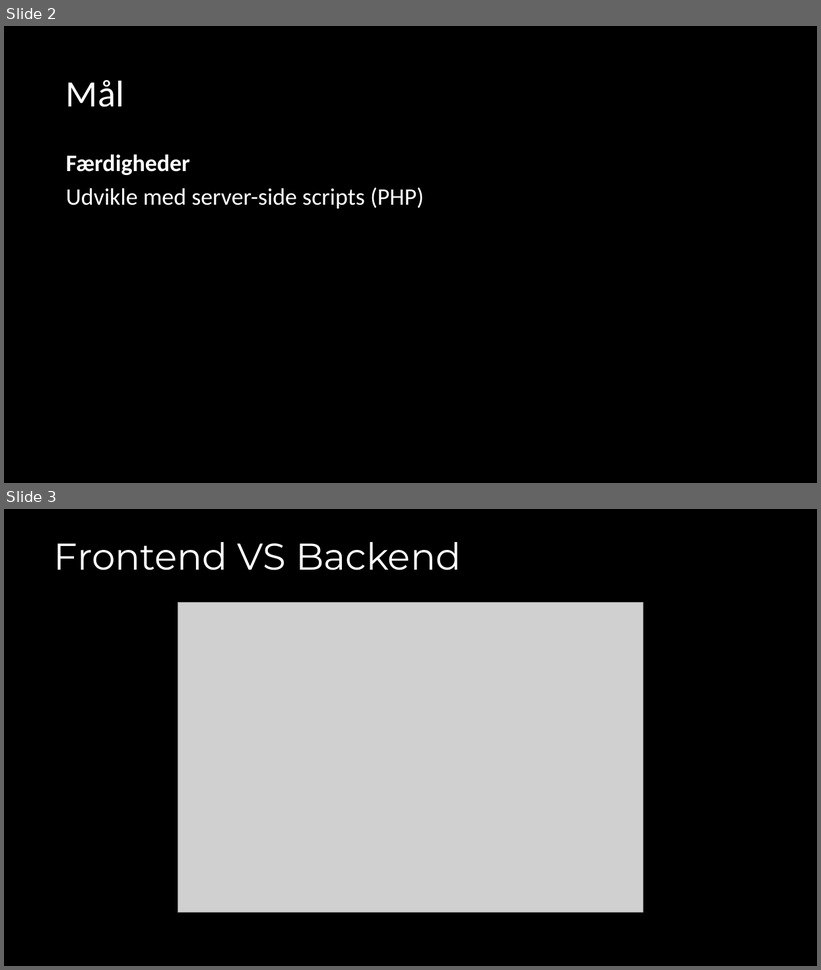
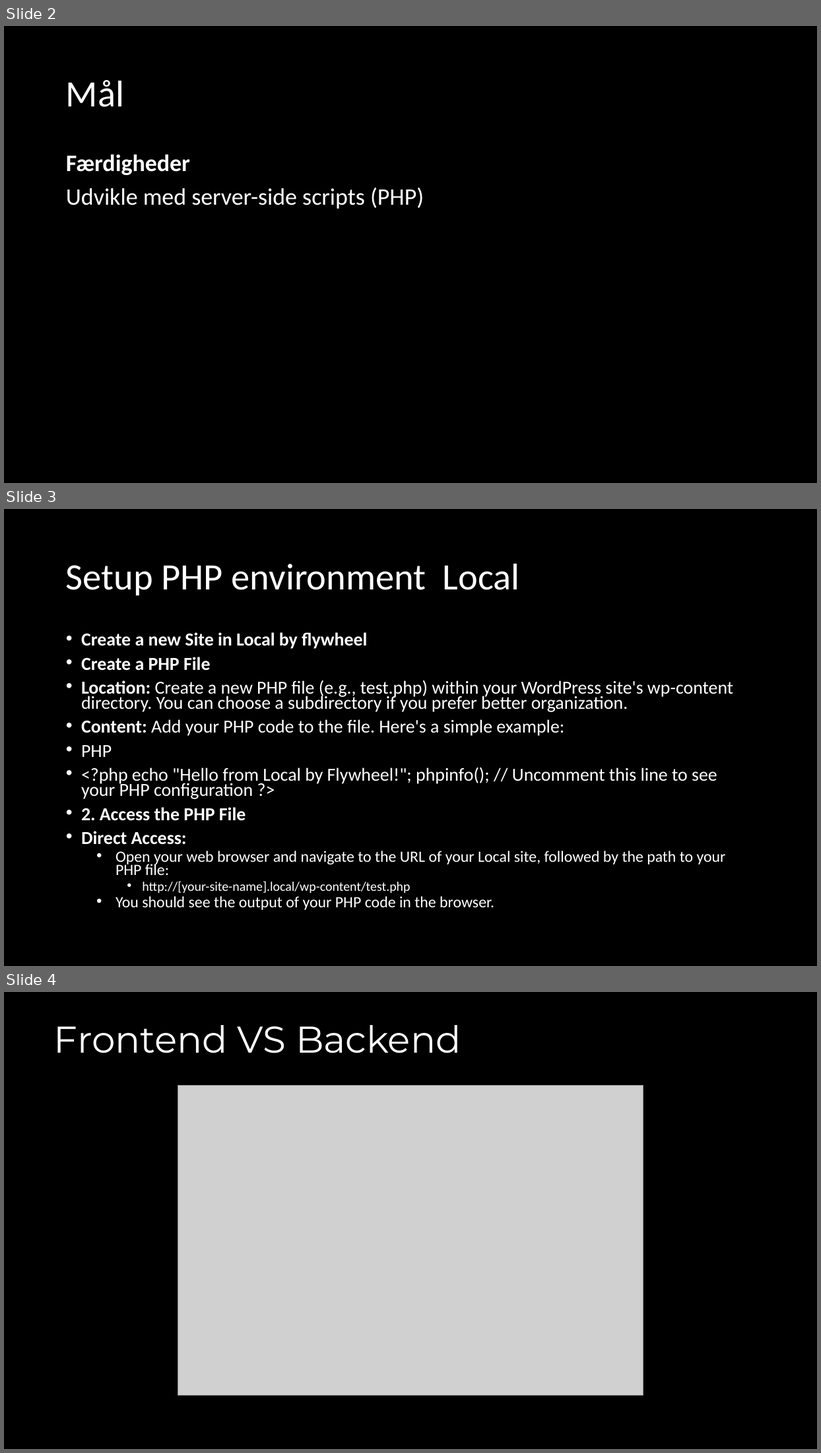
Before and after one commit to xbibogo/MMD24, a slide deck: semester2 PPT/PHP Basics.pptx. Shown one above the other, each under a label of ours: slides 2 and 3 before the commit, slides 2, 3 and 4 after it. The pictures are 821x970 and 821x1453 pixels, drawn with LibreOffice and Linux fonts; fonts in the diff are those of the drawing; grey boxes stand for pictures. Boxes give left, top, right and bottom in pixels: in the first picture for what was removed or moved away, otherwise in the second. Text is boxed around its words. In the diff, an @@ line names an element or a change of style, - is before the commit and + after.

Commit message:
Update PHP Basics.pptx
update a setup

```diff
--- a/semester2 PPT/PHP Basics.pptx
+++ b/semester2 PPT/PHP Basics.pptx
@@ slide 3 added at (4, 509, 817, 966), background #000000 @@
@@ title added at (66, 563, 520, 595), 44 pt, text #FFFFFF @@
+Setup PHP environment Local
@@ text added at (81, 632, 733, 910), 21.7 pt, text #FFFFFF @@
+• Create a new Site in Local by flywheel
+• Create a PHP File
+• Location: Create a new PHP file (e.g., test.php) within your WordPress site's wp-content directory. You can choose a subdirectory if you prefer better organization.
+• Content: Add your PHP code to the file. Here's a simple example:
+• PHP
+• <?php echo "Hello from Local by Flywheel!"; phpinfo(); // Uncomment this line to see your PHP configuration ?>
+• 2. Access the PHP File
+• Direct Access:
+  • Open your web browser and navigate to the URL of your Local site, followed by the path to your PHP file:
+    • http://[your-site-name].local/wp-content/test.php
+  • You should see the output of your PHP code in the browser.
@@ what was slide 3 is now slide 4 @@
```
Also in this commit, not shown: 1 other slide added, 1 slide removed.
